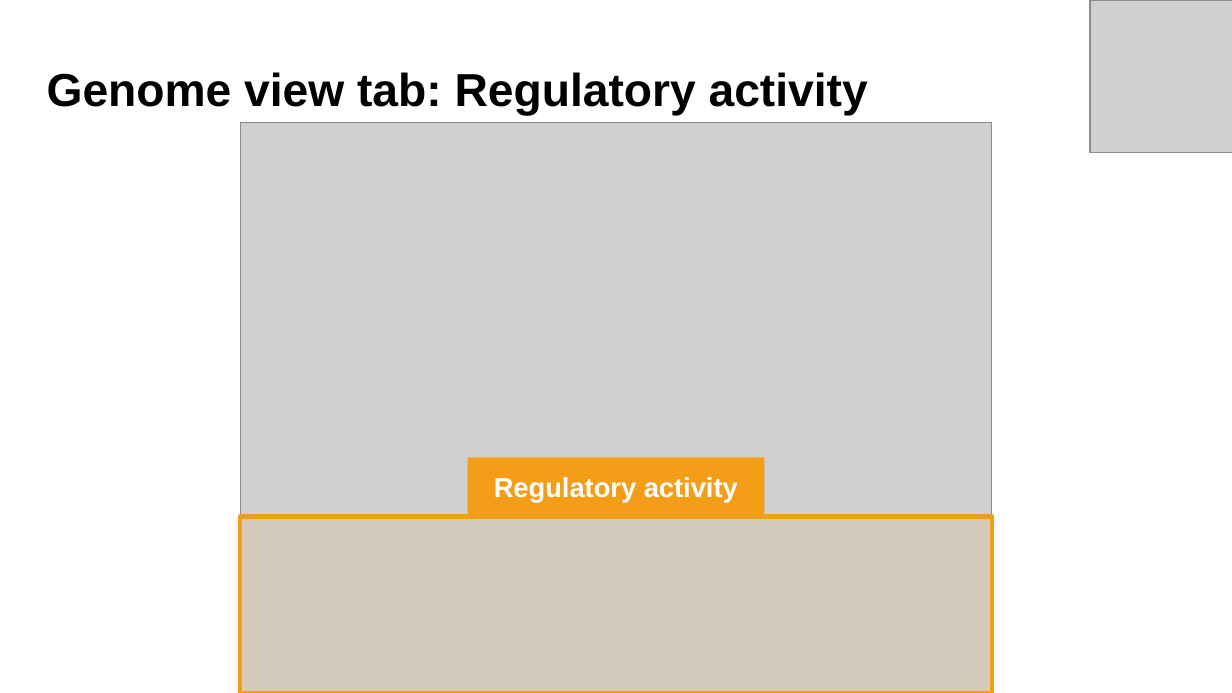
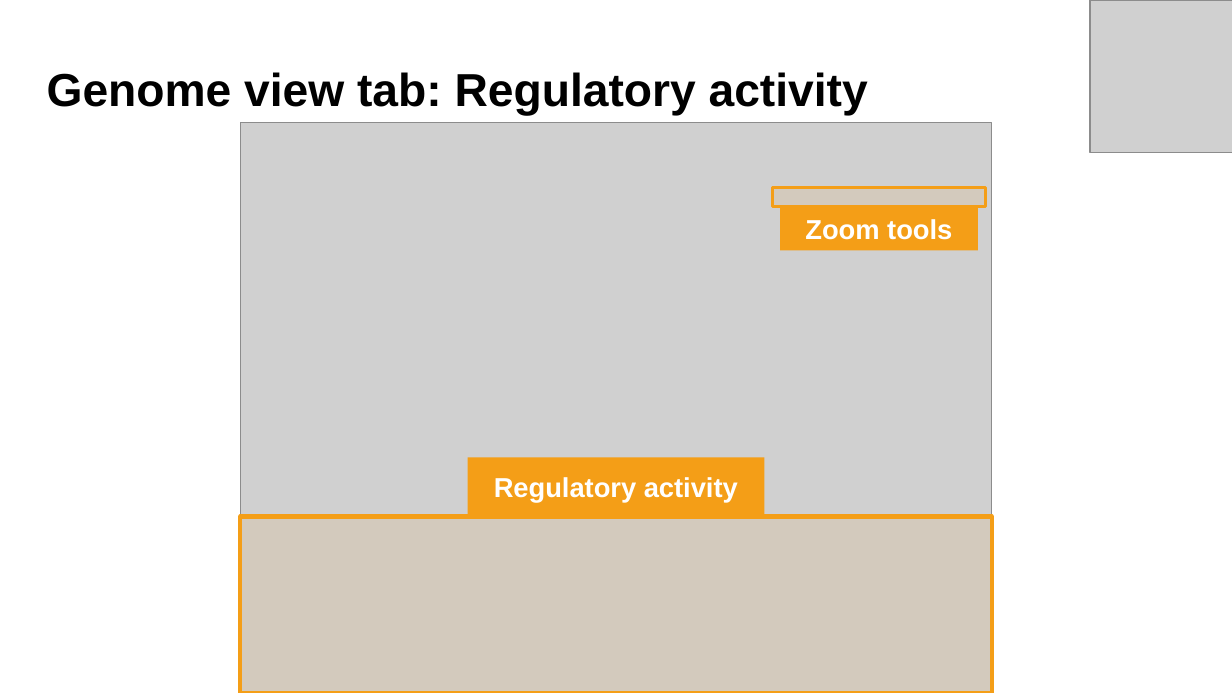
Before and after one commit to gamerino/ECCB-2026-T6, a slide deck: slide 23 of slides/Session 3 - Multi-species Catalogues of Regulatory Elements_ Ensembl.pptx. Drawn at 1232x693 pixels with LibreOffice and Linux fonts; fonts in the diff are those of the drawing; grey boxes stand for pictures; background and template pictures are left out. Boxes give left, top, right and bottom in pixels: in the first picture for what was removed or moved away, otherwise in the second. Text is boxed around its words. In the diff, an @@ line names an element or a change of style, - is before the commit and + after.

```diff
--- a/slides/Session 3 - Multi-species Catalogues of Regulatory Elements_ Ensembl.pptx
+++ b/slides/Session 3 - Multi-species Catalogues of Regulatory Elements_ Ensembl.pptx
@@ rectangle added at (x1=772, y1=187, x2=986, y2=207), fill #F49E17 at 10% opacity, outline #F49E17 1.91 pt @@
@@ rectangle added at (x1=780, y1=207, x2=978, y2=250), fill #F49E17, 16 pt, text #FFFFFF, bold @@
+Zoom tools
```
Also in this commit, not shown: 4 other slides changed, 10 other files.
